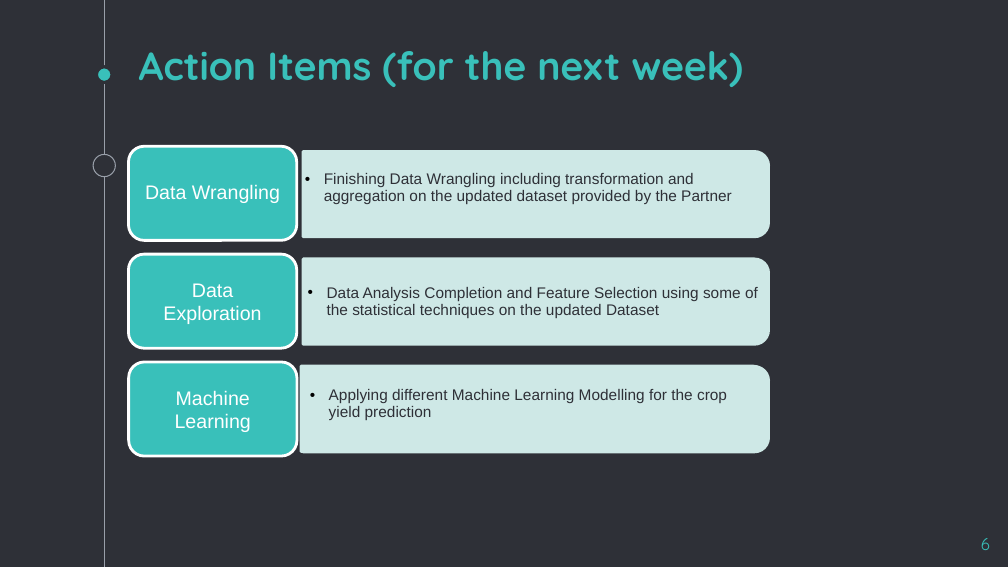
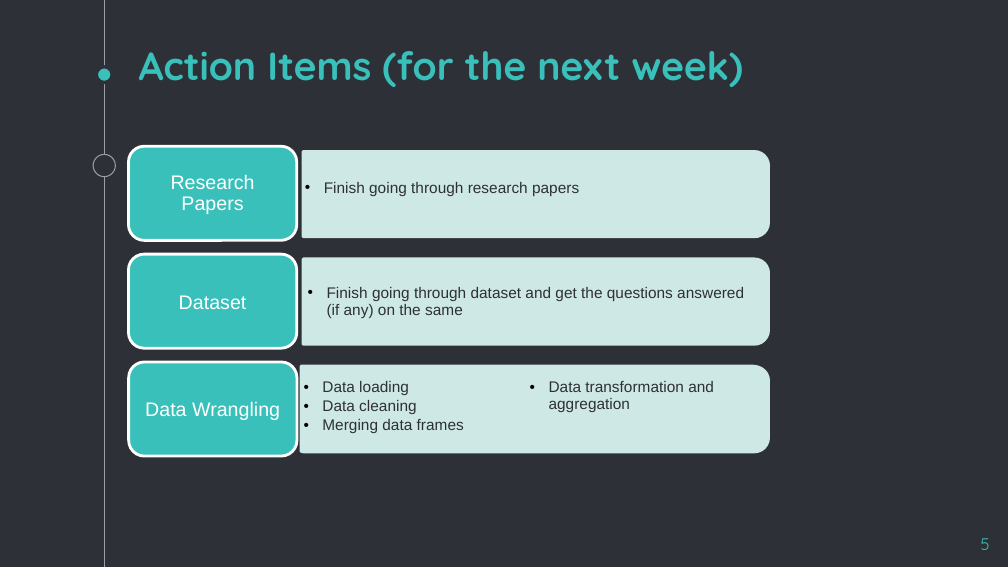
Before and after one commit to navdeep94/AAFC_UBC_Capstone_Crop_Prediction, a slide deck: slide 5 of admin/weekly-updates/AAFC_Capstone_week2.pptx (slide 6 before the commit). Drawn at 1008x567 pixels with LibreOffice and Linux fonts; fonts in the diff are those of the drawing. Boxes give left, top, right and bottom in pixels: in the first picture for what was removed or moved away, otherwise in the second. Text is boxed around its words. In the diff, an @@ line names an element or a change of style, - is before the commit and + after.

```diff
--- a/admin/weekly-updates/AAFC_Capstone_week2.pptx
+++ b/admin/weekly-updates/AAFC_Capstone_week2.pptx
@@ text at (171, 174, 255, 214): text changed @@
-Data Wrangling
+Research Papers
@@ text at (324, 182, 579, 196): text changed @@
-  • Finishing Data Wrangling including transformation and aggregation on the updated dataset provided by the Partner
+  • Finish going through research papers
@@ text at (179, 295, 247, 309): text changed @@
-Data Exploration
+Dataset
@@ text at (327, 287, 744, 318): text changed @@
-  • Data Analysis Completion and Feature Selection using some of the statistical techniques on the updated Dataset
+  • Finish going through dataset and get the questions answered (if any) on the same
@@ text added at (322, 381, 714, 433), 11 pt, text #2E3037 @@
+  • Data loading
+  • Data cleaning
+  • Merging data frames
+  • Data transformation and aggregation
@@ text removed at (329, 389, 727, 420) @@
-  • Applying different Machine Learning Modelling for the crop yield prediction
@@ text at (145, 401, 280, 420): text changed @@
-Machine Learning
+Data Wrangling
@@ page number at (981, 538, 990, 550): text changed @@
-6
+5
```
Also in this commit, not shown: 3 other slides changed, 1 slide removed, 5 other files.
